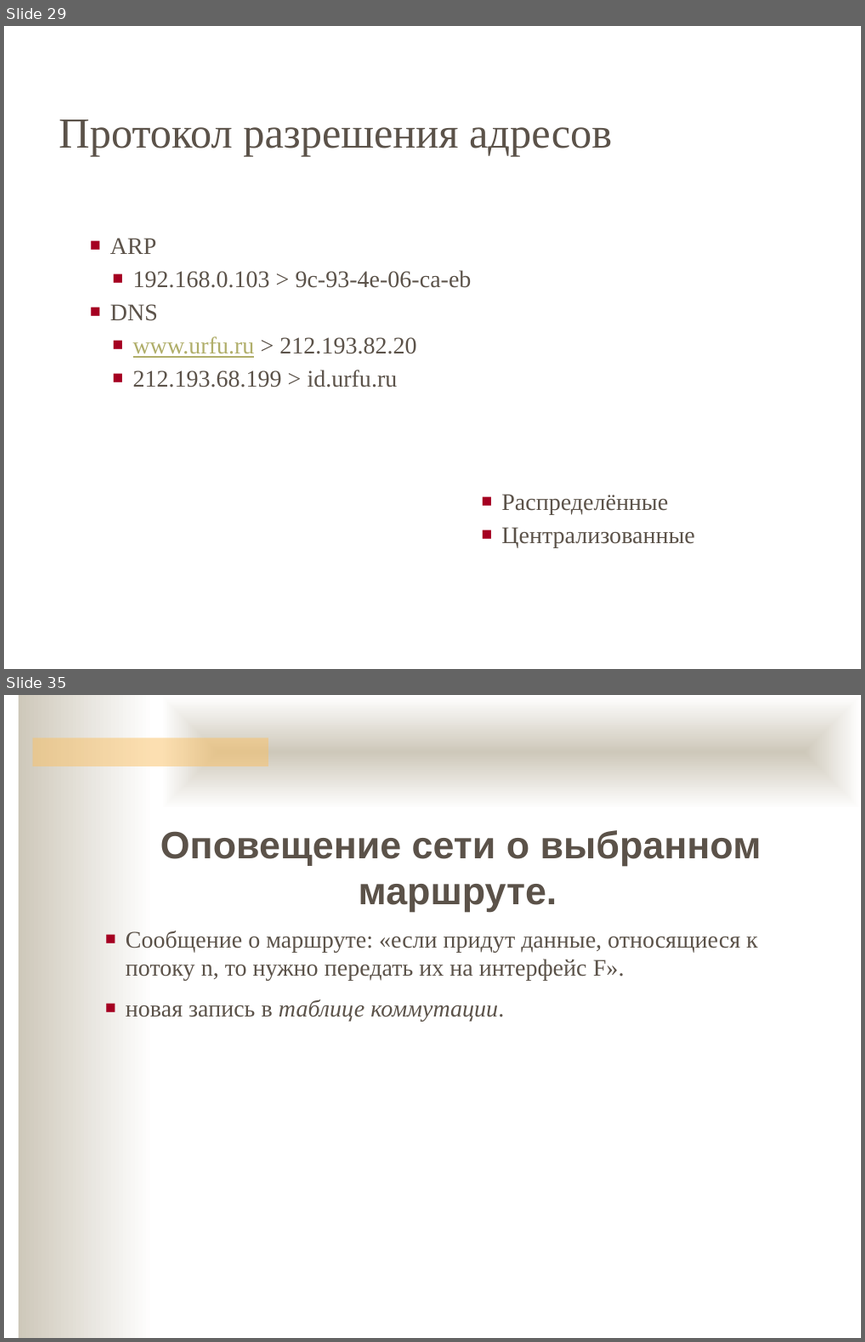
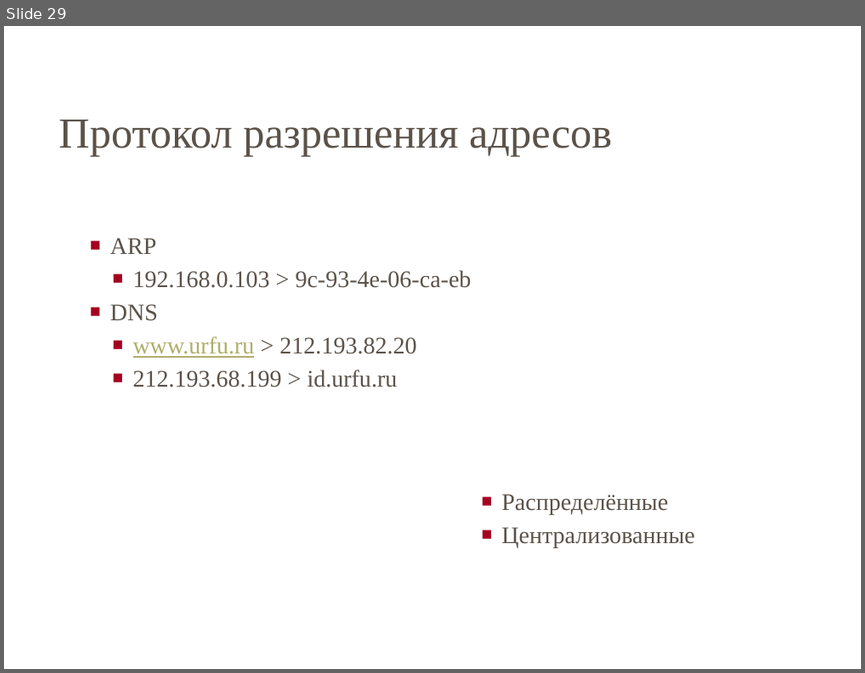
Before and after one commit to ukoloff/nets, a slide deck: 02.pptx. Shown one above the other, each under a label of ours: slides 29 and 35 before the commit, slide 29 after it; the slides between them are not shown. The pictures are 865x1342 and 865x673 pixels, drawn with LibreOffice and Linux fonts; fonts in the diff are those of the drawing; background and template pictures are left out. Boxes give left, top, right and bottom in pixels: in the first picture for what was removed or moved away, otherwise in the second. Text is boxed around its words. In the diff, an @@ line names an element or a change of style, - is before the commit and + after.

```diff
--- a/02.pptx
+++ b/02.pptx
@@ slide 35 removed at [4,695,861,1338], background #FFFFFF @@
@@ rectangle removed at [18,695,154,1338] @@
@@ rectangle removed at [160,695,861,809] @@
@@ rectangle removed at [32,737,268,766] @@
@@ text removed at [126,830,761,1021] @@
-Оповещение сети о выбранном маршруте.
-■ Сообщение о маршруте: «если придут данные, относящиеся к потоку n, то нужно передать их на интерфейс F».
-■ новая запись в таблице коммутации.
```
Also in this commit, not shown: 20 other slides removed.
